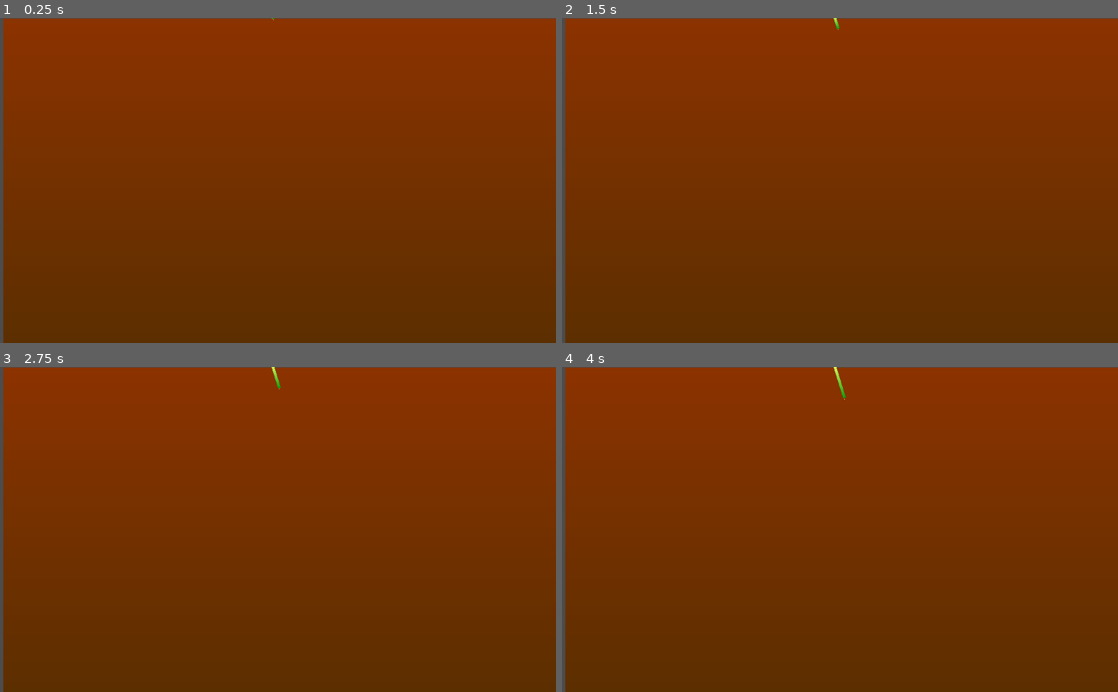
Above: before the commit, frames 1-4 (two rows, left to right).
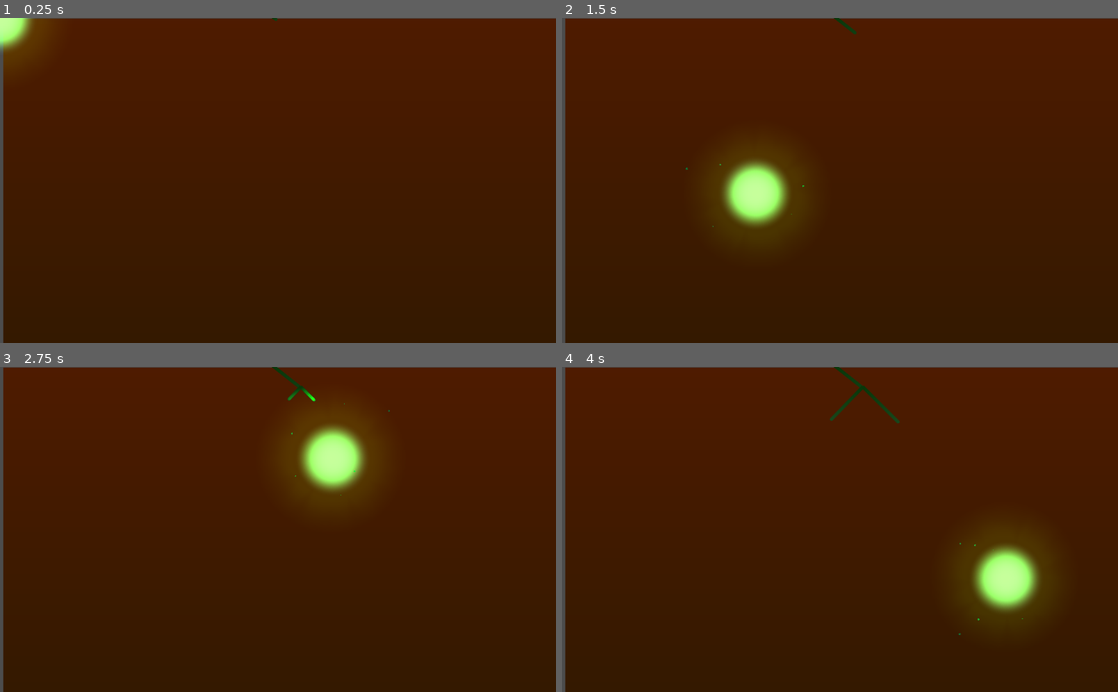
Above: after the commit, the same moments.

Repository: TaneliR/fgj2023
Game: Godot game, scene res://Scenes/TanelinScene.tscn
The game is run twice, just before and just after one commit, with the same random seed, the same clock (stepped at 60 frames per second) and the same inputs. This scene is started directly instead of the project's main scene.
Inputs (mouse positions are in pixels of both pictures, inside the frame that each line leads up to):
- Up to frame 1 (0.25 s): no input
- Up to frame 2 (1.5 s): tap Enter at 0.5 s; move the mouse to (962, 164) at 0.52 s; tap Space at 1.25 s; move the mouse to (728, 196) at 1.27 s
- Up to frame 3 (2.75 s): tap Enter at 2 s; move the mouse to (333, 458) at 2.02 s
- Up to frame 4 (4 s): tap Space at 2.75 s; move the mouse to (812, 594) at 2.77 s; tap Enter at 3.5 s; move the mouse to (1006, 578) at 3.52 s

The runs differ from the first frame. In frame 1, 99% of the frame differs, in the area x 0-100%, y 0-100%; in frame 2, 99%; in frame 3, 99%; in frame 4, 99%.

Commit message:
Add some tweaks to root and gamemanager, WIP mouse magnet feature

Diff:
--- a/Roots/Prefabs/Root.tscn
+++ b/Roots/Prefabs/Root.tscn
@@ -10,7 +10,8 @@
 b = Vector2( 0, 4 )
 
 [sub_resource type="Gradient" id=8]
-colors = PoolColorArray( 0.890196, 0.996078, 0.384314, 1, 0.0392157, 0.623529, 0.0470588, 1 )
+resource_local_to_scene = true
+colors = PoolColorArray( 0.572549, 0.996078, 0.152941, 1, 0.054902, 0.403922, 0.0588235, 1 )
 
 [node name="Root" type="Node2D"]
 script = ExtResource( 1 )
@@ -37,3 +38,7 @@
 [node name="TailLine" type="Line2D" parent="RootTail"]
 width = 5.0
 gradient = SubResource( 8 )
+joint_mode = 2
+begin_cap_mode = 2
+end_cap_mode = 2
+antialiased = true
--- a/Roots/Scenes/TanelinScene.tscn
+++ b/Roots/Scenes/TanelinScene.tscn
@@ -1,7 +1,11 @@
-[gd_scene load_steps=6 format=2]
+[gd_scene load_steps=15 format=2]
 
 [ext_resource path="res://Prefabs/Root.tscn" type="PackedScene" id=1]
+[ext_resource path="res://Sprites/lannote.png" type="Texture" id=2]
 [ext_resource path="res://Scripts/GameManager.gd" type="Script" id=3]
+[ext_resource path="res://Sprites/spot.png" type="Texture" id=4]
+[ext_resource path="res://Sprites/light.png" type="Texture" id=5]
+[ext_resource path="res://Scripts/MouseMagnet.gd" type="Script" id=6]
 
 [sub_resource type="CanvasItemMaterial" id=1]
 
@@ -12,6 +16,43 @@
 gradient = SubResource( 2 )
 fill_from = Vector2( 0.5, 1 )
 fill_to = Vector2( 0.5, 0 )
+
+[sub_resource type="CircleShape2D" id=4]
+
+[sub_resource type="CanvasItemMaterial" id=5]
+blend_mode = 2
+
+[sub_resource type="Curve" id=6]
+max_value = 2.0
+_data = [ Vector2( 0, 0 ), 0.0, 0.0, 0, 0, Vector2( 1, 1.03864 ), 0.0, 0.0, 0, 0 ]
+
+[sub_resource type="CurveTexture" id=7]
+curve = SubResource( 6 )
+
+[sub_resource type="ParticlesMaterial" id=8]
+emission_shape = 1
+emission_sphere_radius = 60.84
+flag_disable_z = true
+direction = Vector3( 0, 0, 0 )
+spread = 0.0
+gravity = Vector3( 0, 0, 0 )
+initial_velocity_random = 0.59
+angular_velocity = 32.52
+angular_velocity_random = 0.44
+orbit_velocity = 0.0
+orbit_velocity_random = 0.32
+linear_accel = 73.31
+linear_accel_random = 0.56
+radial_accel = 100.0
+tangential_accel = 1.0
+damping = 4.0
+angle_random = 1.0
+scale = 4.0
+scale_random = 0.9
+scale_curve = SubResource( 7 )
+color = Color( 0.258824, 1, 0, 1 )
+hue_variation = 0.39
+hue_variation_random = 0.16
 
 [node name="Node2D" type="Node2D"]
 position = Vector2( 2, 0 )
@@ -25,3 +66,32 @@
 
 [node name="Root" parent="." instance=ExtResource( 1 )]
 position = Vector2( 500, 0 )
+
+[node name="KinematicBody2D" type="KinematicBody2D" parent="."]
+script = ExtResource( 6 )
+
+[node name="CollisionShape2D" type="CollisionShape2D" parent="KinematicBody2D"]
+scale = Vector2( 6, 6 )
+shape = SubResource( 4 )
+
+[node name="MouseMagnet" type="Sprite" parent="KinematicBody2D"]
+visible = false
+material = SubResource( 5 )
+scale = Vector2( 5, 5 )
+z_index = 1
+texture = ExtResource( 2 )
+
+[node name="Light2D" type="Light2D" parent="KinematicBody2D"]
+scale = Vector2( 0.28125, 0.28125 )
+texture = ExtResource( 5 )
+color = Color( 0.227451, 1, 0, 1 )
+
+[node name="Sprite" type="Sprite" parent="KinematicBody2D/Light2D"]
+scale = Vector2( 5.72222, 5.72222 )
+texture = ExtResource( 4 )
+
+[node name="Particles2D" type="Particles2D" parent="KinematicBody2D"]
+process_material = SubResource( 8 )
+
+[node name="CanvasModulate" type="CanvasModulate" parent="."]
+color = Color( 0.560784, 0.533333, 0.611765, 1 )
--- a/Roots/Scripts/GameManager.gd
+++ b/Roots/Scripts/GameManager.gd
@@ -1,5 +1,6 @@
 extends Node2D
 
+var maxNodes = 5
 var rootNodes = []
 var rootPrefab = preload("res://Prefabs/Root.tscn")
 # Called when the node enters the scene tree for the first time.
@@ -10,16 +11,24 @@
 # Called every frame. 'delta' is the elapsed time since the previous frame.
 #func _process(delta):
 #	pass
-func addRoot(position, direction):
-	var newRoot = rootPrefab.instance()
-	var newRoot2 = rootPrefab.instance()
-	var newDirection = Vector2(direction.x + 0.1, direction.y + 0.1)
-	newRoot.position = position
-	newRoot2.position = position
-	newRoot.direction = newDirection
-	newRoot2.direction = (direction + newDirection) / 2
-	add_child(newRoot)
-	add_child(newRoot2)
-	rootNodes.append(newRoot)
-	rootNodes.append(newRoot2)
-	pass
+func removeRoot(root):
+	rootNodes.remove(rootNodes.find(root))
+
+func addRoot(position, direction, depth):
+	if (rootNodes.size() >= maxNodes):
+		pass
+	else:
+
+		var newRoot = rootPrefab.instance()
+		var newRoot2 = rootPrefab.instance()
+		newRoot.nodeDepth = depth + 1
+		newRoot2.nodeDepth = depth + 1
+		var newDirection = Vector2(direction.x + 0.1, direction.y + 0.1)
+		newRoot.position = position
+		newRoot2.position = position
+		newRoot.direction = direction + newDirection
+		newRoot2.direction = (direction + newDirection) / 2
+		add_child(newRoot)
+		add_child(newRoot2)
+		rootNodes.append(newRoot)
+		rootNodes.append(newRoot2)
--- /dev/null
+++ b/Roots/Scripts/MouseMagnet.gd
@@ -0,0 +1,29 @@
+extends KinematicBody2D
+
+var speed = 2000
+var velocity = Vector2(speed, 0)
+# Declare member variables here. Examples:
+# var a = 2
+# var b = "text"
+
+
+# Called when the node enters the scene tree for the first time.
+func _ready():
+	pass
+
+func get_velocity():
+	# Add these actions in Project Settings -> Input Map.
+	velocity = Vector2(speed, 0).rotated(rotation)
+
+# Called every frame. 'delta' is the elapsed time since the previous frame.
+#func _process(delta):
+#	pass
+func _physics_process(delta):
+	var dir = get_global_mouse_position() - global_position
+	# Don't move if too close to the mouse pointer.
+	if dir.length() > 25:
+		get_velocity()
+		rotation = dir.angle()
+		var coll = move_and_collide(velocity * delta, false)
+		if coll:
+			print("I collided with ", coll.collider.name)
--- a/Roots/Scripts/root.gd
+++ b/Roots/Scripts/root.gd
@@ -1,51 +1,74 @@
 extends Node2D
 
-const SPEED = 25
+const SPEED = 50
 
 onready var rootHead = get_child(0)
 onready var rootTail = get_child(1)
+onready var rng = RandomNumberGenerator.new()
+onready var timer = Timer.new()
+onready var direction
+onready var finished = false
+onready var spawnPoint = rootHead.position
 
-onready var timer = Timer.new()
-onready var direction = Vector2(rand_range(-1, 1), rand_range(0, 1))
-onready var finished = false
+onready var coll = CollisionShape2D
+onready var color = Color8(14, 103, 15)
+
+var nodeDepth = 1
 # Called when the node enters the scene tree for the first time.
 func _ready():
-	rootTail.get_child(1).add_point(self.get_parent().position)
-	#timer.connect("timeout", get_parent(), "_on_Timer_timeout")
+	rng.randomize()
+	direction = Vector2(rng.randf_range(-1, 1), rng.randf_range(0, 1))
+	var line = rootTail.get_child(1)
+	var darken = nodeDepth * 15
+	var offsets = [0, 1]
+	var newColor = Color8(14 + darken, 103 + darken, 15 + darken)
+	var colors = PoolColorArray([color, newColor])
+	print(colors)
+	var newGradient = line.gradient.duplicate()
+	newGradient.offsets = offsets
+	newGradient.colors = colors
+	line.gradient = newGradient
+
+	line.add_point(spawnPoint)
+
 	timer.connect("timeout", self, "_on_Timer_timeout")
 
 	add_child(timer)
-	timer.start(rand_range(2, 10))
-
-	pass # Replace with function body.
+	timer.start(rng.randi_range(2, 6))
 
 func _draw():
 	var line = rootTail.get_child(1)
+	var collider = rootTail.get_child(0)
+	#var newColorPool = generateColor(nodeDepth)
 	line.add_point(rootHead.position)
-	pass
+	var newColl = collider.duplicate()
+	var newShape = collider.shape.duplicate()
+	newShape.a = spawnPoint
+	newShape.b = rootHead.position
+	collider.shape = newShape
 
 func _process(delta):
-	_draw()
 	pass
 
 func _on_Timer_timeout():
 	print(rootHead.global_position)
 	if (!finished):
-		self.get_parent().addRoot(rootHead.global_position, direction)
+		self.get_parent().addRoot(rootHead.global_position, direction, nodeDepth)
+		self.get_parent().removeRoot(self)
 		finished = true
-	pass
 
 # Called every frame. 'delta' is the elapsed time since the previous frame.
 func _physics_process(delta):
-	if (!self.finished):
+	if (!finished):
 		var collision = rootHead.move_and_collide(direction * delta * SPEED)
+		_draw()
 		if collision:
-			self.finished = true
-			rootHead.disabled = true
+			finished = true
+			timer.stop()
+			rootHead.move_and_collide(Vector2() * 0)
+			rootHead.get_child(0).disabled = true
 			print("I collided with ", collision.collider.name)
-	else:
-		var collision = rootHead.move_and_collide(Vector2() * 0)
-	pass
+
 
 func generateNextWaypoint(previousDirection):
 	pass
Binary file added: Roots/Sprites/light.png
Not shown, added: Roots/Sprites/light.png.import
Binary file added: Roots/Sprites/spot.png
Not shown, added: Roots/Sprites/spot.png.import
